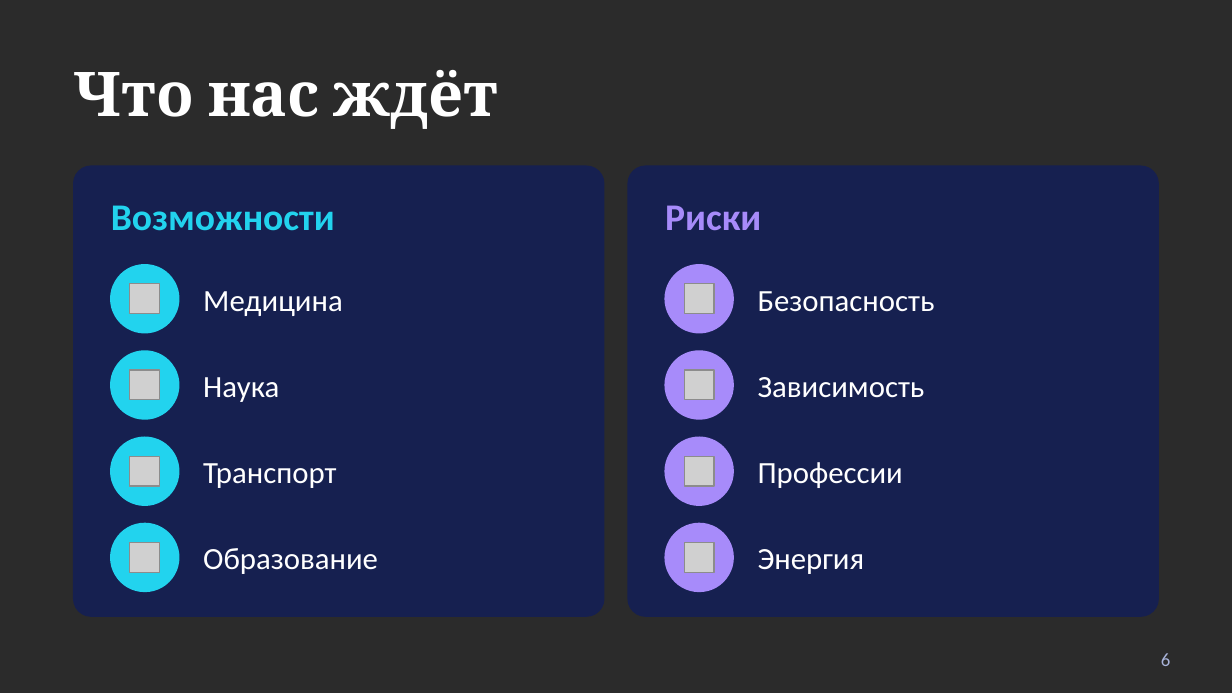
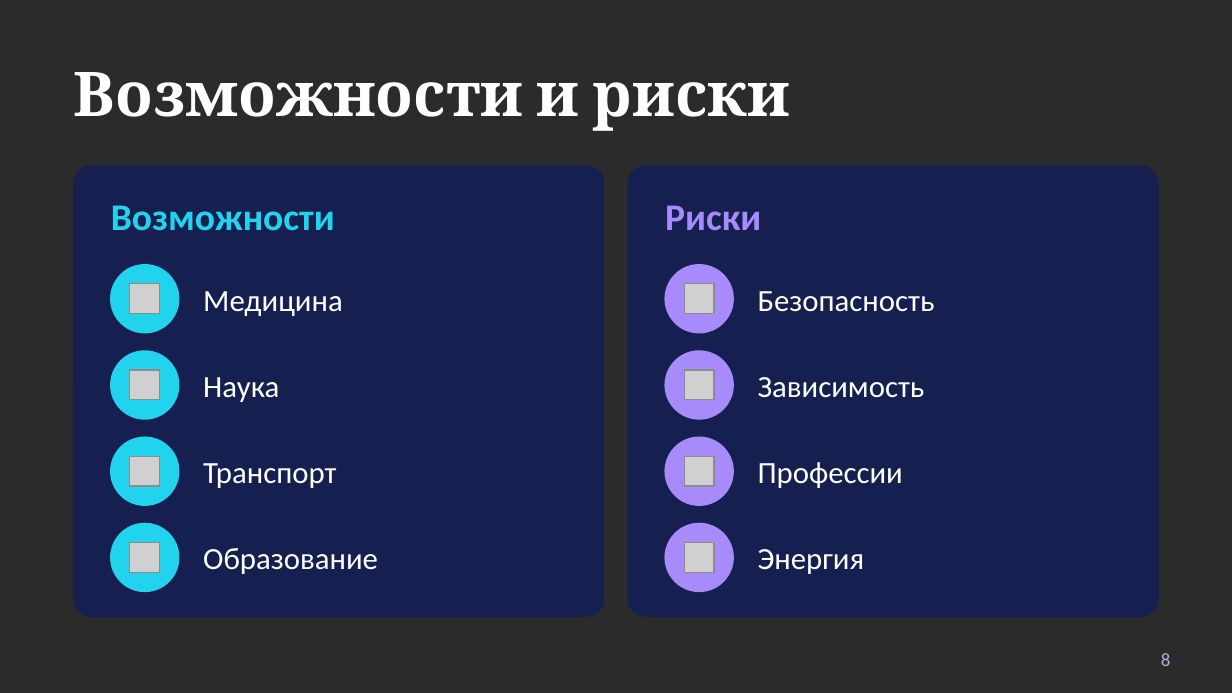
Before and after one commit to khmh132-ship-it/event-mods, a slide deck: slide 8 of Готово/Презентация.pptx (slide 6 before the commit). Drawn at 1232x693 pixels with LibreOffice and Linux fonts; fonts in the diff are those of the drawing; grey boxes stand for pictures; background and template pictures are left out; a plain dark background stands for a picture behind light text. Boxes give left, top, right and bottom in pixels: in the first picture for what was removed or moved away, otherwise in the second. Text is boxed around its words. In the diff, an @@ line names an element or a change of style, - is before the commit and + after.

```diff
--- a/Готово/Презентация.pptx
+++ b/Готово/Презентация.pptx
@@ text at (x1=74, y1=72, x2=790, y2=131): text changed @@
-Что нас ждёт
+Возможности и риски
@@ text at (x1=1161, y1=653, x2=1171, y2=666): text changed @@
-6
+8
```
Also in this commit, not shown: 5 other slides changed, 2 slides added, 1 other file.
